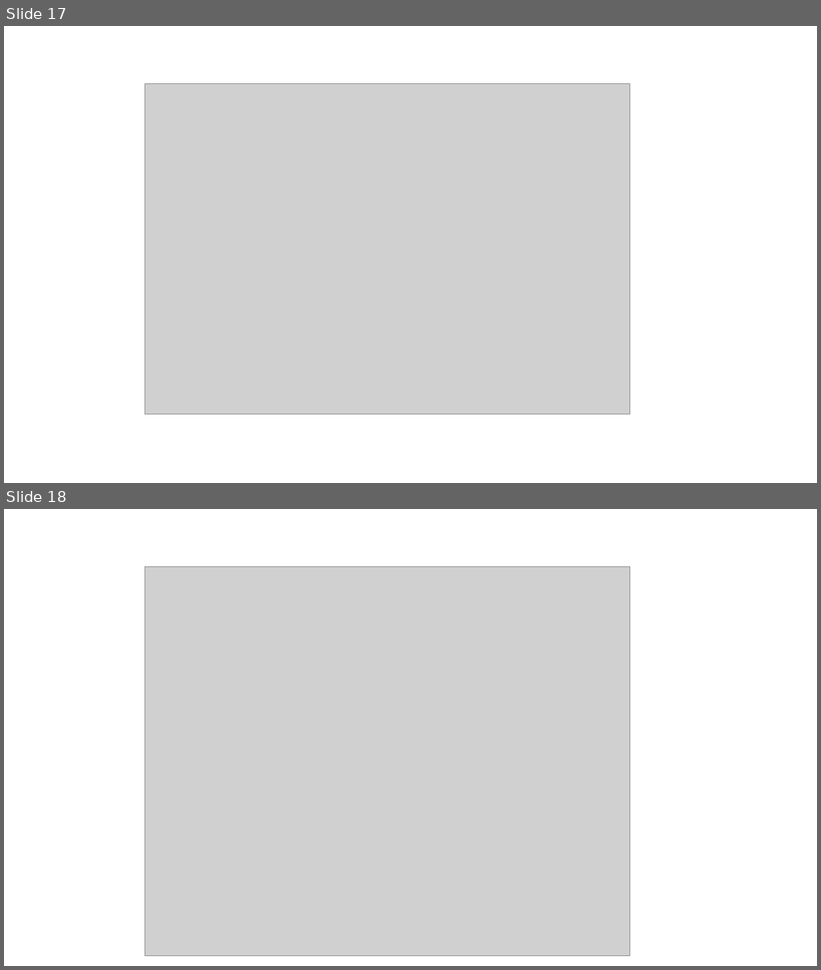
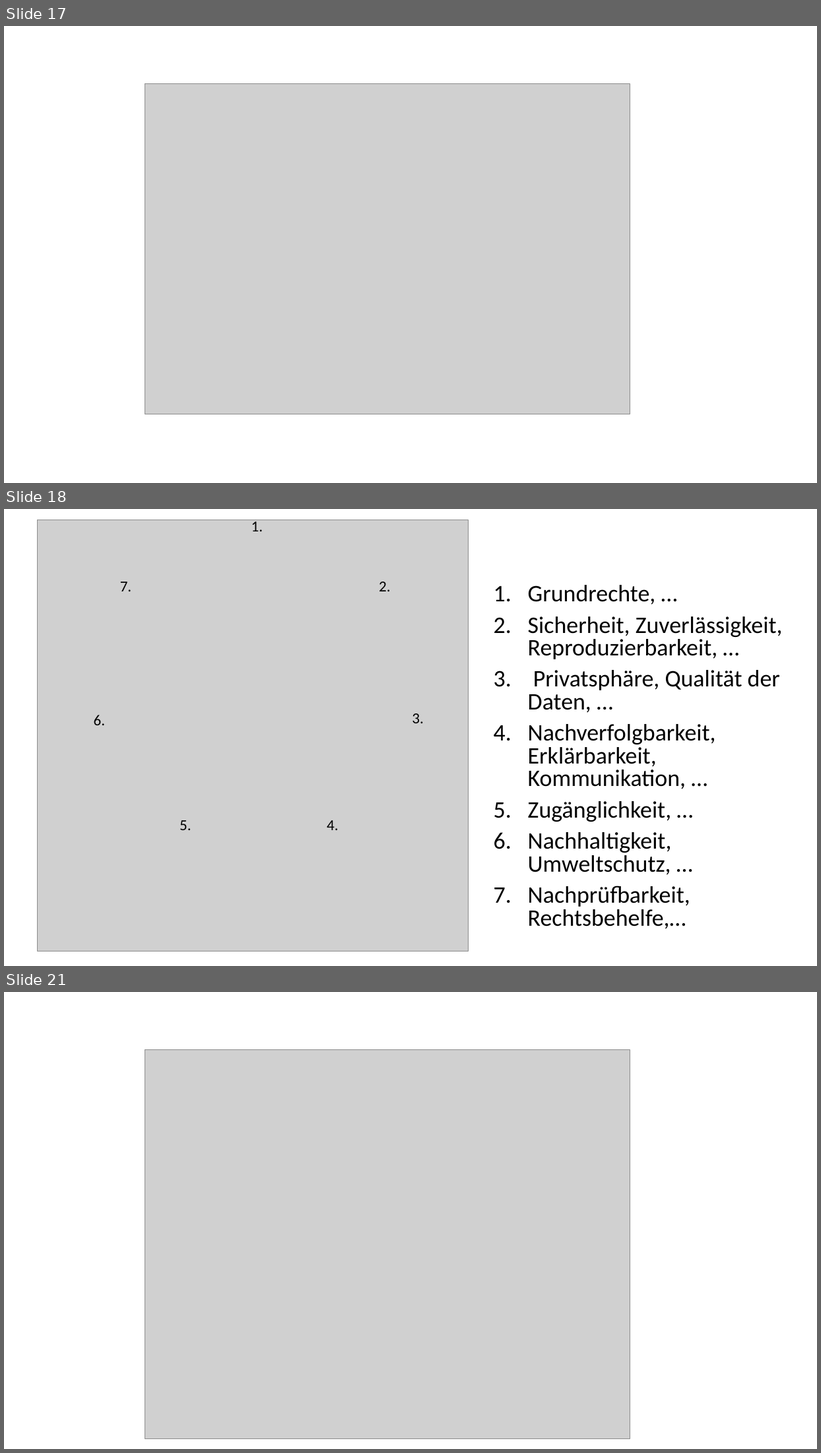
Before and after one commit to bosinoliver/ros-kinect-roboticarm, a slide deck: Kognitive Systeme Vortrag/Ethics in AI.pptx. Shown one above the other, each under a label of ours: slides 17 and 18 before the commit, slides 17, 18 and 21 after it; the slides between them are not shown. The pictures are 821x970 and 821x1453 pixels, drawn with LibreOffice and Linux fonts; fonts in the diff are those of the drawing; grey boxes stand for pictures; background and template pictures are left out. Boxes give left, top, right and bottom in pixels: in the first picture for what was removed or moved away, otherwise in the second. Text is boxed around its words. In the diff, an @@ line names an element or a change of style, - is before the commit and + after.

```diff
--- a/Kognitive Systeme Vortrag/Ethics in AI.pptx
+++ b/Kognitive Systeme Vortrag/Ethics in AI.pptx
@@ slide 18 added at [4, 509, 817, 966], background #FFFFFF @@
@@ picture added at [37, 520, 468, 952] @@
@@ text added at [252, 518, 263, 531], 18 pt, text #000000 @@
+1.
@@ text added at [120, 582, 132, 591], 18 pt, text #000000 @@
+7.
@@ text added at [379, 582, 391, 591], 18 pt, text #000000 @@
+2.
@@ text added at [528, 585, 783, 929], 28 pt, text #000000 @@
+1. Grundrechte, …
+2. Sicherheit, Zuverlässigkeit, Reproduzierbarkeit, …
+3. Privatsphäre, Qualität der Daten, …
+4. Nachverfolgbarkeit, Erklärbarkeit, Kommunikation, …
+5. Zugänglichkeit, …
+6. Nachhaltigkeit, Umweltschutz, …
+7. Nachprüfbarkeit, Rechtsbehelfe,…
@@ text added at [94, 715, 106, 725], 18 pt, text #000000 @@
+6.
@@ text added at [412, 714, 424, 723], 18 pt, text #000000 @@
+3.
@@ text added at [180, 821, 191, 830], 18 pt, text #000000 @@
+5.
@@ text added at [327, 821, 339, 830], 18 pt, text #000000 @@
+4.
@@ what was slide 18 is now slide 21 @@
```
Also in this commit, not shown: 3 slides changed, 2 other slides added, 1 other file.
